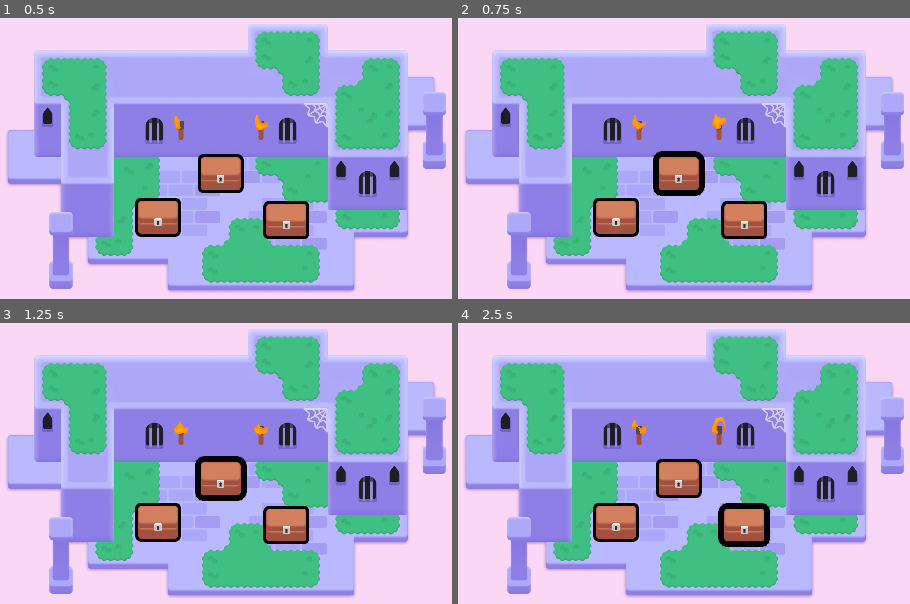
Above: before the commit, frames 1-4 (two rows, left to right).
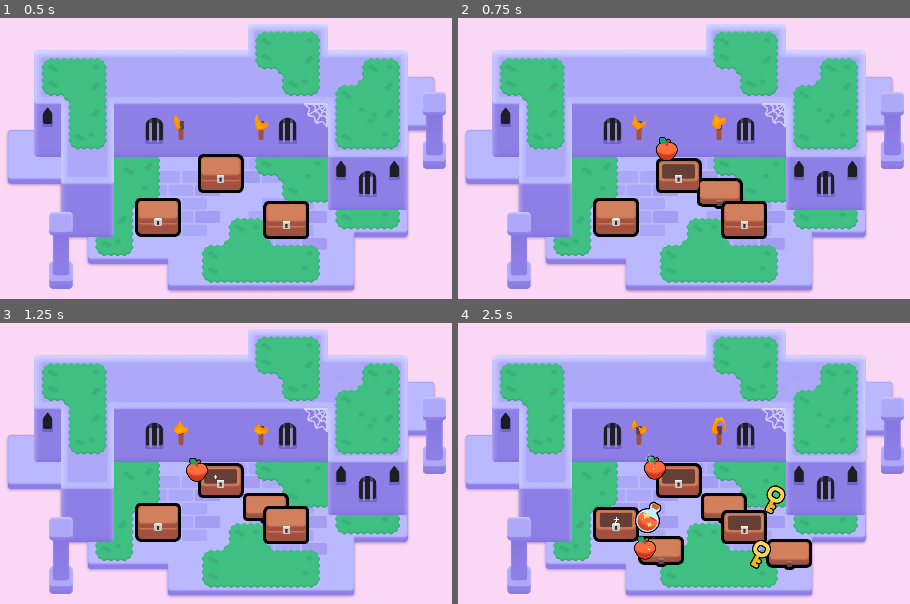
Above: after the commit, the same moments.

Repository: DavidNobela/2dgamedev-course
Game: Godot game, scene res://lessons/mini_dungeon.tscn
The game is run twice, just before and just after one commit, with the same random seed, the same clock (stepped at 60 frames per second) and the same inputs.
Inputs (mouse positions are in pixels of both pictures, inside the frame that each line leads up to):
- Up to frame 1 (0.5 s): no input
- Up to frame 2 (0.75 s): tap Enter at 0.5 s; move the mouse to (679, 175) at 0.52 s; press the mouse at (679, 175) at 0.53 s; hold D (move_right) from 0.53 s (still down)
- Up to frame 3 (1.25 s): keep holding D (move_right); tap Space at 0.77 s
- Up to frame 4 (2.5 s): move the mouse to (616, 522) at 1.27 s; release D (move_right) at 1.28 s; release the mouse at (616, 522) at 1.28 s; hold S (move_down) 1.28-2.03 s; right-click (616, 522) at 1.35 s; click (616, 522) at 1.42 s; tap Space at 1.52 s; move the mouse to (742, 525) at 2.02 s; hold D (move_right) from 2.03 s (still down); tap Z at 2.1 s; click (742, 525) at 2.17 s

Frame 1 is identical in both runs. In frame 2, 2.1% of the frame differs, in the area x 43-64%, y 42-68%; in frame 3, 2.0%; in frame 4, 6.3%, in the area x 29-79%, y 46-88%.

Commit message:
M6. L5-7

Diff:
--- a/M06.looting_workbook/lessons/chest/chest.gd
+++ b/M06.looting_workbook/lessons/chest/chest.gd
@@ -1,13 +1,18 @@
 extends Area2D
 
+
 @onready var canvas_group: CanvasGroup = $CanvasGroup
+@onready var animation_player: AnimationPlayer = $AnimationPlayer
+@export var possible_items: Array[PackedScene] = []
 
 func _ready() -> void:
 	mouse_entered.connect(_on_mouse_entered)
 	mouse_exited.connect(_on_mouse_exited)
 	canvas_group.material.set_shader_parameter("line_thickness", 3.0)
+
 func set_outline_thickness(new_thickness: float) -> void:
 	canvas_group.material.set_shader_parameter("line_thickness", new_thickness)
+
 func _on_mouse_entered() -> void:
 	var tween := create_tween()
 	tween.tween_method(set_outline_thickness, 3.0, 6.0, 0.08)
@@ -15,3 +20,52 @@
 func _on_mouse_exited() -> void:
 	var tween := create_tween()
 	tween.tween_method(set_outline_thickness, 6.0, 3.0, 0.08)
+
+func _input_event(viewport: Node, event: InputEvent, shape_index: int):
+	var event_is_mouse_click: bool = (
+		event is InputEventMouseButton and
+		event.button_index == MOUSE_BUTTON_LEFT and
+		event.is_pressed()
+	)
+
+	if event_is_mouse_click:
+		open()
+
+func open() -> void:
+	input_pickable = false
+
+	get_node("AnimationPlayer").play("open", 0.1)
+
+	if possible_items.is_empty():
+		return
+
+	for current_index in range(randi_range(1, 7)):
+		_spawn_random_item()
+
+func _spawn_random_item() -> void:
+	var loot_item: Area2D = possible_items.pick_random().instantiate()
+	add_child(loot_item)
+
+
+	var random_angle := randf_range(0.0, 2.0 * PI)
+	var random_direction := Vector2(1.0, 0.0).rotated(random_angle)
+	var random_distance := randf_range(60.0, 120.0)
+	var land_position := random_direction * random_distance
+
+	const FLIGHT_TIME := 0.4
+	const HALF_FLIGHT_TIME := FLIGHT_TIME / 2.0
+
+
+	var tween := create_tween()
+	tween.set_parallel()
+	loot_item.scale = Vector2(0.25, 0.25)
+	tween.tween_property(loot_item, "scale", Vector2(1.0, 1.0), HALF_FLIGHT_TIME)
+	tween.tween_property(loot_item, "position:x", land_position.x, FLIGHT_TIME)
+
+	tween = create_tween()
+	tween.set_trans(Tween.TRANS_QUAD)
+	tween.set_ease(Tween.EASE_OUT)
+	var jump_height := randf_range(30.0, 80.0)
+	tween.tween_property(loot_item, "position:y", land_position.y - jump_height, HALF_FLIGHT_TIME)
+	tween.set_ease(Tween.EASE_IN)
+	tween.tween_property(loot_item, "position:y", land_position.y, HALF_FLIGHT_TIME)
--- a/M06.looting_workbook/lessons/chest/chest.tscn
+++ b/M06.looting_workbook/lessons/chest/chest.tscn
@@ -1,9 +1,12 @@
-[gd_scene load_steps=11 format=3 uid="uid://dsa517k07ta1r"]
+[gd_scene load_steps=14 format=3 uid="uid://dsa517k07ta1r"]
 
 [ext_resource type="Shader" path="res://lessons/chest/group_outline.gdshader" id="1_qmogw"]
 [ext_resource type="Script" path="res://lessons/chest/chest.gd" id="1_ulcq5"]
 [ext_resource type="Texture2D" uid="uid://c3hwsm5ugp8qw" path="res://lessons/chest/bottom.png" id="2_6yjpc"]
+[ext_resource type="PackedScene" uid="uid://0i1g0cunmseb" path="res://lessons/items/apple.tscn" id="2_reiji"]
 [ext_resource type="Texture2D" uid="uid://bnem1cahhoxdk" path="res://lessons/chest/top.png" id="3_id5ao"]
+[ext_resource type="PackedScene" uid="uid://ctqyr0ufyoktk" path="res://lessons/items/key.tscn" id="3_lbry7"]
+[ext_resource type="PackedScene" uid="uid://hdxqgspfcaur" path="res://lessons/items/potion.tscn" id="4_m62h3"]
 [ext_resource type="Texture2D" uid="uid://bu2jin246nel5" path="res://lessons/chest/lock.png" id="4_mlmjt"]
 
 [sub_resource type="RectangleShape2D" id="RectangleShape2D_5jehx"]
@@ -15,6 +18,21 @@
 shader_parameter/line_color = Color(0, 0, 0, 1)
 shader_parameter/line_thickness = 4.0
 shader_parameter/viewport_scale = Vector2(1, 1)
+
+[sub_resource type="Animation" id="Animation_kig16"]
+length = 0.001
+tracks/0/type = "value"
+tracks/0/imported = false
+tracks/0/enabled = true
+tracks/0/path = NodePath("CanvasGroup/Top:position")
+tracks/0/interp = 1
+tracks/0/loop_wrap = true
+tracks/0/keys = {
+"times": PackedFloat32Array(0),
+"transitions": PackedFloat32Array(1),
+"update": 0,
+"values": [Vector2(0, -42)]
+}
 
 [sub_resource type="Animation" id="Animation_pxr8b"]
 resource_name = "open"
@@ -31,21 +49,6 @@
 "values": [Vector2(0, -42), Vector2(51, -101), Vector2(108, 38)]
 }
 
-[sub_resource type="Animation" id="Animation_kig16"]
-length = 0.001
-tracks/0/type = "value"
-tracks/0/imported = false
-tracks/0/enabled = true
-tracks/0/path = NodePath("CanvasGroup/Top:position")
-tracks/0/interp = 1
-tracks/0/loop_wrap = true
-tracks/0/keys = {
-"times": PackedFloat32Array(0),
-"transitions": PackedFloat32Array(1),
-"update": 0,
-"values": [Vector2(0, -42)]
-}
-
 [sub_resource type="AnimationLibrary" id="AnimationLibrary_on3h8"]
 _data = {
 "RESET": SubResource("Animation_kig16"),
@@ -54,6 +57,7 @@
 
 [node name="Chest" type="Area2D"]
 script = ExtResource("1_ulcq5")
+possible_items = Array[PackedScene]([ExtResource("2_reiji"), ExtResource("3_lbry7"), ExtResource("4_m62h3")])
 
 [node name="CollisionShape2D" type="CollisionShape2D" parent="."]
 visible = false
--- a/M06.looting_workbook/practices/L5.P1.open_the_door/door.gd
+++ b/M06.looting_workbook/practices/L5.P1.open_the_door/door.gd
@@ -4,10 +4,15 @@
 
 
 func _input_event(viewport: Node, event: InputEvent, shape_index: int):
-	# Complete this boolean expression to check if the input event is a left-mouse click.
 	var event_is_mouse_click: bool = (
-		false
+		event is InputEventMouseButton and
+		event.button_index == MOUSE_BUTTON_LEFT and
+		event.is_pressed()
 	)
 
 	if event_is_mouse_click:
-		pass
+		open()
+
+func open() -> void:
+	animation_player.play("open")
+	input_pickable = false
--- a/M06.looting_workbook/practices/L5.P1.open_the_door/door_open.tscn
+++ b/M06.looting_workbook/practices/L5.P1.open_the_door/door_open.tscn
@@ -1,9 +1,9 @@
-[gd_scene load_steps=9 format=3]
+[gd_scene load_steps=9 format=3 uid="uid://cetbbofmv7k4o"]
 
-[ext_resource type="Script" path="res://practices/L5.P1.open_the_door/door.gd" id="1_5kjh1"]
-[ext_resource type="Material" path="res://practices/L5.P1.open_the_door/material.tres" id="2_ddrka"]
-[ext_resource type="Texture2D" path="res://practices/L5.P1.open_the_door/door_hinge.png" id="3_21hrr"]
-[ext_resource type="Texture2D" path="res://practices/L5.P1.open_the_door/door_body.png" id="4_87sm3"]
+[ext_resource type="Script" path="res://practices/L5.P1.open_the_door/door.gd" id="1_q8ttc"]
+[ext_resource type="Material" uid="uid://bea3lj1m2qape" path="res://practices/L5.P1.open_the_door/material.tres" id="2_ddrka"]
+[ext_resource type="Texture2D" uid="uid://1t3pjx2jmrtp" path="res://practices/L5.P1.open_the_door/door_hinge.png" id="3_21hrr"]
+[ext_resource type="Texture2D" uid="uid://r0f5ky2kx4qc" path="res://practices/L5.P1.open_the_door/door_body.png" id="4_87sm3"]
 
 [sub_resource type="CapsuleShape2D" id="CapsuleShape2D_h3xna"]
 radius = 31.0
--- a/M06.looting_workbook/practices/L5.P1.open_the_door/open_the_door.tscn
+++ b/M06.looting_workbook/practices/L5.P1.open_the_door/open_the_door.tscn
@@ -1,17 +1,15 @@
-[gd_scene load_steps=4 format=3]
+[gd_scene load_steps=4 format=3 uid="uid://8shc8css576o"]
 
-[ext_resource type="PackedScene" path="res://practices/L5.P1.open_the_door/door_open.tscn" id="1_jjcwt"]
-[ext_resource type="Script" path="res://practices/L5.P1.open_the_door/door.gd" id="2_761eb"]
-[ext_resource type="Texture2D" path="res://practices/L5.P1.open_the_door/wall.png" id="3_nmn4b"]
+[ext_resource type="PackedScene" uid="uid://7yshiiggo05s" path="res://addons/gdquest_practice_framework/practice_solutions/L5.P1.open_the_door/door_open.tscn" id="1_ann4u"]
+[ext_resource type="Script" path="res://practices/L5.P1.open_the_door/door.gd" id="2_88vh0"]
+[ext_resource type="Texture2D" uid="uid://dwbwn5t4dfiib" path="res://practices/L5.P1.open_the_door/wall.png" id="3_nmn4b"]
 
 [node name="OpenTheDoor" type="Node2D"]
 metadata/_edit_horizontal_guides_ = []
 
-[node name="DoorOpen" type="Area2D" parent="." instance=ExtResource("1_jjcwt")]
+[node name="DoorOpen" parent="." instance=ExtResource("1_ann4u")]
 position = Vector2(960, 446.5)
-collision_layer = 2
-collision_mask = 0
-script = ExtResource("2_761eb")
+script = ExtResource("2_88vh0")
 
 [node name="Wall" type="Sprite2D" parent="."]
 position = Vector2(959, 929.5)
--- a/M06.looting_workbook/practices/L5.P2.pop_the_balloon/balloon_pop.tscn
+++ b/M06.looting_workbook/practices/L5.P2.pop_the_balloon/balloon_pop.tscn
@@ -1,9 +1,9 @@
-[gd_scene load_steps=6 format=3]
+[gd_scene load_steps=6 format=3 uid="uid://cvcqu40w8hcic"]
 
-[ext_resource type="Script" path="res://practices/L5.P2.pop_the_balloon/balloon_pop.gd" id="1_r5f1c"]
-[ext_resource type="Material" path="res://practices/L5.P2.pop_the_balloon/material.tres" id="2_2bj50"]
-[ext_resource type="Texture2D" path="res://practices/L5.P2.pop_the_balloon/balloon_tail.png" id="3_06qel"]
-[ext_resource type="Texture2D" path="res://practices/L5.P2.pop_the_balloon/balloon_top.png" id="4_tkh23"]
+[ext_resource type="Script" path="res://practices/L5.P2.pop_the_balloon/balloon_pop.gd" id="1_gv806"]
+[ext_resource type="Material" uid="uid://bh8me21qj0etl" path="res://practices/L5.P2.pop_the_balloon/material.tres" id="2_2bj50"]
+[ext_resource type="Texture2D" uid="uid://bnfm17ejohcbd" path="res://practices/L5.P2.pop_the_balloon/balloon_tail.png" id="3_06qel"]
+[ext_resource type="Texture2D" uid="uid://oyf7maqtrbvs" path="res://practices/L5.P2.pop_the_balloon/balloon_top.png" id="4_tkh23"]
 
 [sub_resource type="CapsuleShape2D" id="CapsuleShape2D_6fgqy"]
 radius = 47.0
--- a/M06.looting_workbook/practices/L5.P2.pop_the_balloon/pop_the_balloon.tscn
+++ b/M06.looting_workbook/practices/L5.P2.pop_the_balloon/pop_the_balloon.tscn
@@ -1,16 +1,16 @@
-[gd_scene load_steps=3 format=3]
+[gd_scene load_steps=3 format=3 uid="uid://w1w7tolwrp2j"]
 
-[ext_resource type="PackedScene" path="res://practices/L5.P2.pop_the_balloon/balloon_pop.tscn" id="1_enrvy"]
-[ext_resource type="Script" path="res://practices/L5.P2.pop_the_balloon/balloon_pop.gd" id="2_xkyg3"]
+[ext_resource type="PackedScene" uid="uid://yqq1k60o3i2s" path="res://practices/L5.P2.pop_the_balloon/balloon_pop.tscn" id="1_erk41"]
+[ext_resource type="Script" path="res://practices/L5.P2.pop_the_balloon/balloon_pop.gd" id="2_tjhca"]
 
 [node name="PopTheBalloon" type="Node2D"]
 metadata/_edit_horizontal_guides_ = []
 
-[node name="BalloonPop" type="Area2D" parent="." instance=ExtResource("1_enrvy")]
+[node name="BalloonPop" type="Area2D" parent="." instance=ExtResource("1_erk41")]
 position = Vector2(960, 540)
 collision_layer = 2
 collision_mask = 0
-script = ExtResource("2_xkyg3")
+script = ExtResource("2_tjhca")
 
 [node name="ExtraVisuals" type="Node" parent="."]
 
Not shown: 1 places in M06.looting_workbook/practices/L5.P1.open_the_door/door_open.tscn that only renumber resources
Not shown: 1 places in M06.looting_workbook/practices/L5.P2.pop_the_balloon/balloon_pop.tscn that only renumber resources
